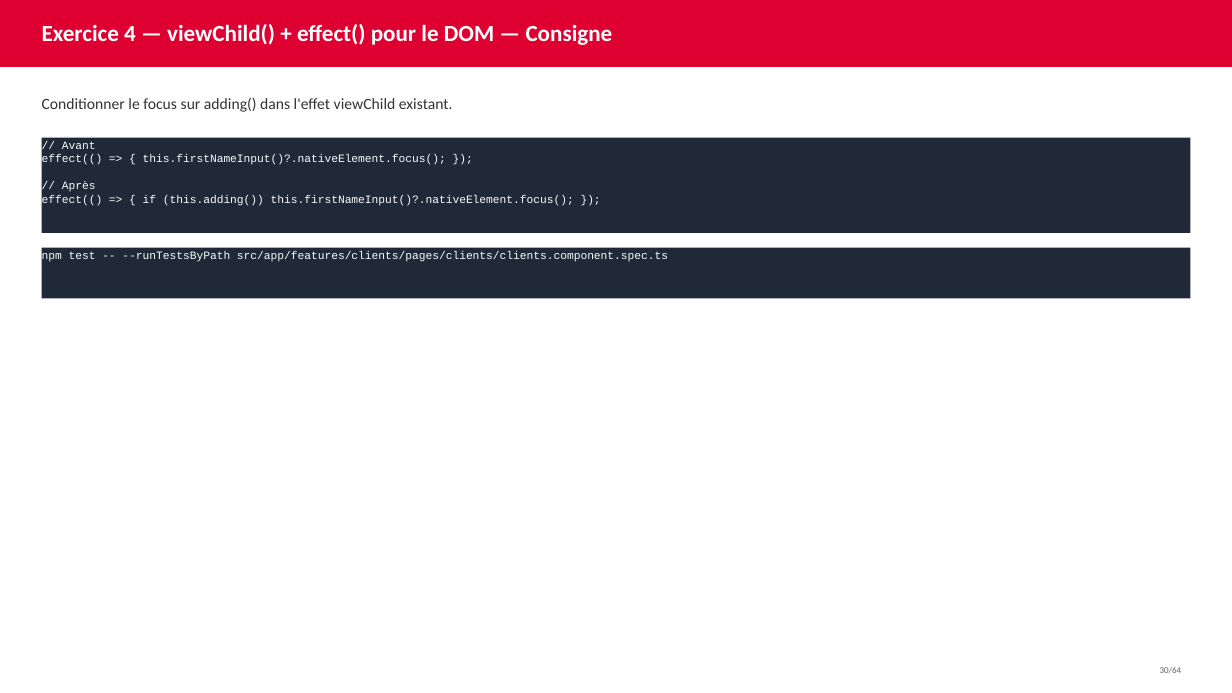
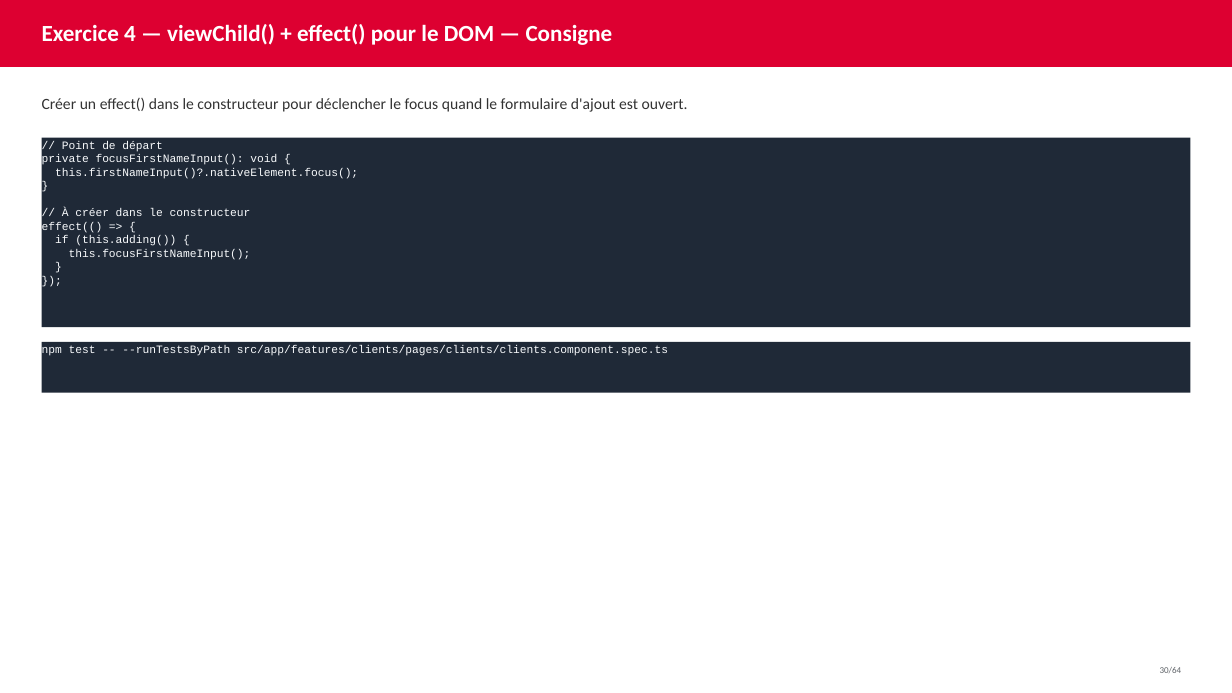
Before and after one commit to AchrafSlaoui/dojo-angular, a slide deck: slide 30 of docs/dojo-signals.pptx. Drawn at 1232x693 pixels with LibreOffice and Linux fonts; fonts in the diff are those of the drawing. Boxes give left, top, right and bottom in pixels: in the first picture for what was removed or moved away, otherwise in the second. Text is boxed around its words. In the diff, an @@ line names an element or a change of style, - is before the commit and + after.

Commit message:
ajuste progression exercice 4 focus

```diff
--- a/docs/dojo-signals.pptx
+++ b/docs/dojo-signals.pptx
@@ text at bbox=[42, 98, 688, 112]: text changed @@
-Conditionner le focus sur adding() dans l'effet viewChild existant.
+Créer un effect() dans le constructeur pour déclencher le focus quand le formulaire d'ajout est ouvert.
@@ text in rectangle at bbox=[42, 141, 358, 260]: text changed @@
-// Avant
-effect(() => { this.firstNameInput()?.nativeElement.focus(); });
-// Après
-effect(() => { if (this.adding()) this.firstNameInput()?.nativeElement.focus(); });
+// Point de départ
+private focusFirstNameInput(): void {
+this.firstNameInput()?.nativeElement.focus();
+}
+// À créer dans le constructeur
+effect(() => {
+if (this.adding()) {
+this.focusFirstNameInput();
+}
+});
@@ rectangle "// Point de départ": place and size @@
-rectangle "// Point de départ" at bbox=[42, 138, 1190, 233]
+rectangle "// Point de départ" at bbox=[42, 138, 1190, 327]
@@ rectangle "npm test -- --runTestsByPath src/app/features/clients/pages/ ...": place and size @@
-rectangle "npm test -- --runTestsByPath src/app/features/clients/pages/ ..." at bbox=[42, 248, 1190, 299]
+rectangle "npm test -- --runTestsByPath src/app/features/clients/pages/ ..." at bbox=[42, 342, 1190, 393]
```
Also in this commit, not shown: 27 other slides changed, 2 other files.
